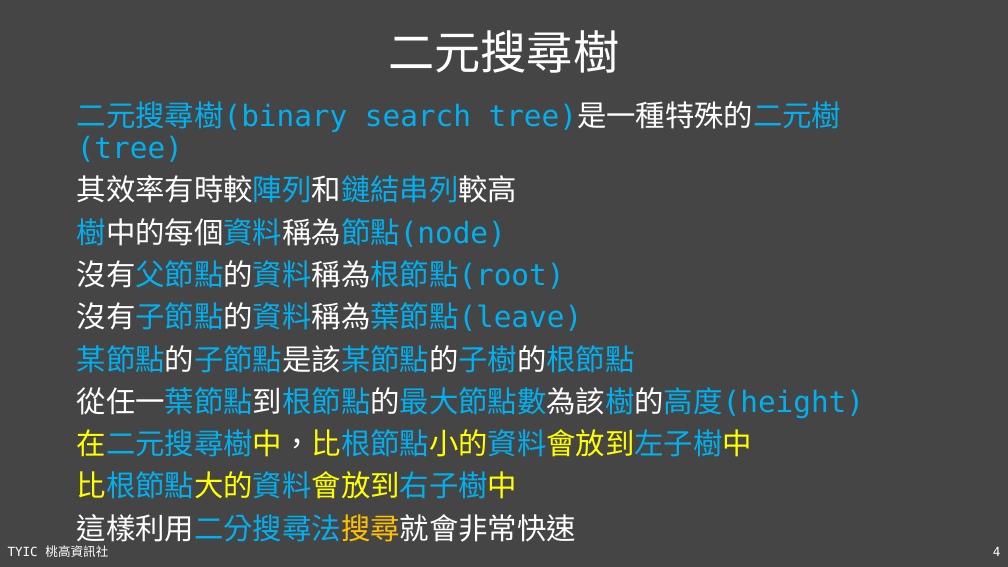
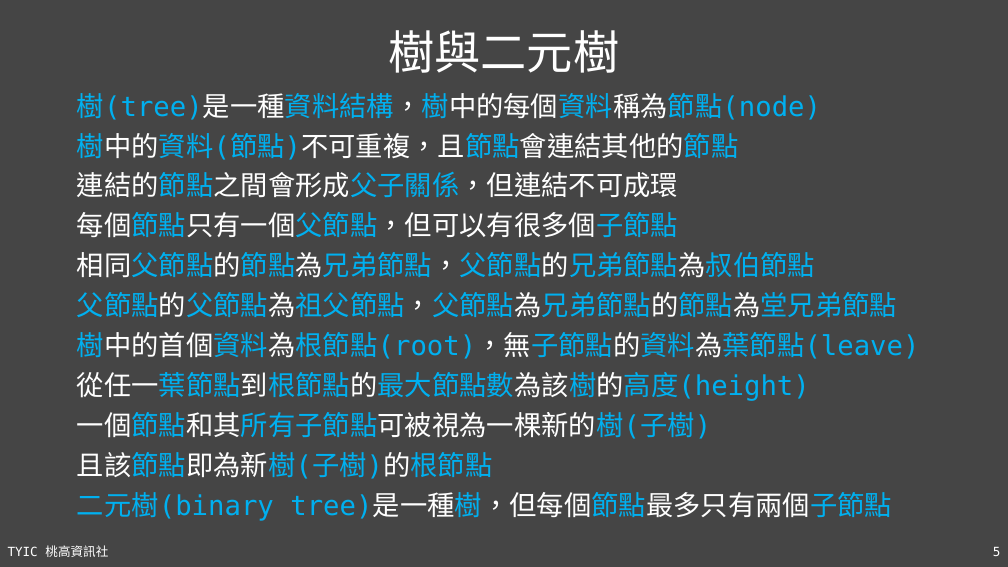
Before and after one commit to TYSHIC/slides, a slide deck: slide 5 of ppt/99_補充：資料結構與演算法.pptx (slide 4 before the commit). Drawn at 1008x567 pixels with LibreOffice and Linux fonts; fonts in the diff are those of the drawing. Boxes give left, top, right and bottom in pixels: in the first picture for what was removed or moved away, otherwise in the second. Text is boxed around its words. In the diff, an @@ line names an element or a change of style, - is before the commit and + after.

```diff
--- a/ppt/99_補充：資料結構與演算法.pptx
+++ b/ppt/99_補充：資料結構與演算法.pptx
@@ title at (388,30,619,73): text changed @@
-二元搜尋樹
+樹與二元樹
@@ text "樹(tree)是一種資料結構，樹中的每個資料稱為節點(node)": place and size @@
-text "樹(tree)是一種資料結構，樹中的每個資料稱為節點(node)" at (77,101,864,547)
+text "樹(tree)是一種資料結構，樹中的每個資料稱為節點(node)" at (77,93,920,521)
@@ text at (77,93,920,359): text changed; size 28 to 26 pt @@
-二元搜尋樹(binary search tree)是一種特殊的二元樹(tree)
-其效率有時較陣列和鏈結串列較高
-樹中的每個資料稱為節點(node)
-沒有父節點的資料稱為根節點(root)
-沒有子節點的資料稱為葉節點(leave)
-某節點的子節點是該某節點的子樹的根節點
+樹(tree)是一種資料結構，樹中的每個資料稱為節點(node)
+樹中的資料(節點)不可重複，且節點會連結其他的節點
+連結的節點之間會形成父子關係，但連結不可成環
+每個節點只有一個父節點，但可以有很多個子節點
+相同父節點的節點為兄弟節點，父節點的兄弟節點為叔伯節點
+父節點的父節點為祖父節點，父節點為兄弟節點的節點為堂兄弟節點
+樹中的首個資料為根節點(root)，無子節點的資料為葉節點(leave)
@@ text at (77,372,810,401): size 28 to 26 pt in "從任一葉節點到根節點的最大節點數為該樹的高度(height)" @@
@@ text at (77,412,892,521): text changed; size 28 to 26 pt @@
-在二元搜尋樹中，比根節點小的資料會放到左子樹中
-比根節點大的資料會放到右子樹中
-這樣利用二分搜尋法搜尋就會非常快速
+一個節點和其所有子節點可被視為一棵新的樹(子樹)
+且該節點即為新樹(子樹)的根節點
+二元樹(binary tree)是一種樹，但每個節點最多只有兩個子節點
@@ page number at (993,547,1001,556): text changed @@
-4
+5
```
Also in this commit, not shown: 2 other slides changed, 3 slides added, 7 other files.
